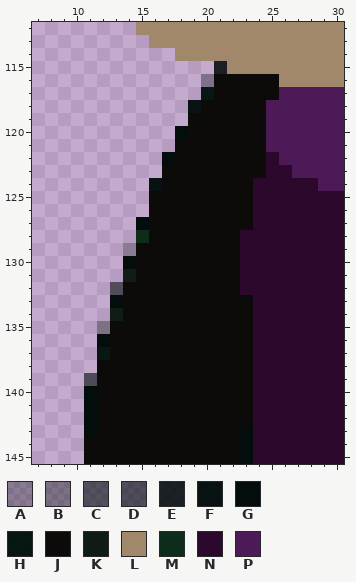
Two versions of one pixel-art file, game/images/lady.aseprite. Above: the version before the commit.
93x146 pixels, 1 frame. Pixels under 10% opacity are left out. Colours within 5 levels of each other are drawn and written as one. Shown: x 7..30, y 112..145. The commit also changed other parts of the picture, which this record leaves out.
Visible layers, top first: "Layer 2", "Layer 1".
Palette (. is transparent): A #000b0a4b  B #000b0a5c  C #000b0a91  D #000b0a97  E #000b0adb  F #000b0af2  G #000b0afc  H #02130df9  J #0c0b0a  K #0c1910fa  L #a1886b  M #082916f8  N #2b082c  P #4d1a58
Pixels before, first column x 11:
112 ....LLLLLLLLLLLLLLLL
113 .....LLLLLLLLLLLLLLL
114 .......LLLLLLLLLLLLL
115 ..........ELLLLLLLLL
116 .........AJJJJJLLLLL
117 .........HJJJJJPPPPP
118 ........FJJJJJPPPPPP
119 ........JJJJJJPPPPPP
120 .......GJJJJJJPPPPPP
121 .......JJJJJJJPPPPPP
122 ......GJJJJJJJNPPPPP
123 ......JJJJJJJJNNPPPP
124 .....FJJJJJJJNNNNNPP
125 .....JJJJJJJJNNNNNNN
126 .....JJJJJJJJNNNNNNN
127 ....GJJJJJJJJNNNNNNN
128 ....MJJJJJJJNNNNNNNN
129 ...AJJJJJJJJNNNNNNNN
130 ...GJJJJJJJJNNNNNNNN
131 ...KJJJJJJJJNNNNNNNN
132 ..DJJJJJJJJJNNNNNNNN
133 ..GJJJJJJJJJJNNNNNNN
134 ..KJJJJJJJJJJNNNNNNN
135 .BJJJJJJJJJJJNNNNNNN
136 .GJJJJJJJJJJJNNNNNNN
137 .HJJJJJJJJJJJNNNNNNN
138 .JJJJJJJJJJJJNNNNNNN
139 CJJJJJJJJJJJJNNNNNNN
140 GJJJJJJJJJJJJNNNNNNN
141 GJJJJJJJJJJJJNNNNNNN
142 GJJJJJJJJJJJJNNNNNNN
143 GJJJJJJJJJJJGNNNNNNN
144 JJJJJJJJJJJJGNNNNNNN
145 JJJJJJJJJJJJGNNNNNNN
The same view after the edit:
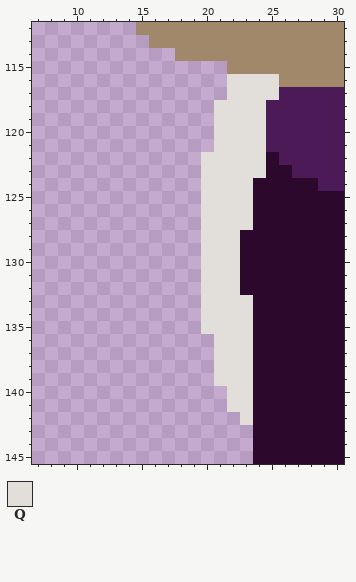
Colours new in this view: Q #e2deda
The exact change:
{"change": "layer \"Layer 1\" now hidden"}
{"y":115,"x":21,"old":"E","new":"."}
{"y":116,"x":20,"old":"AJJJJJ","new":"..QQQQ"}
{"y":117,"x":20,"old":"HJJJJJ","new":"..QQQQ"}
{"y":118,"x":19,"old":"FJJJJJ","new":"..QQQQ"}
{"y":119,"x":19,"old":"JJJJJJ","new":"..QQQQ"}
{"y":120,"x":18,"old":"GJJJJJJ","new":"...QQQQ"}
{"y":121,"x":18,"old":"JJJJJJJ","new":"...QQQQ"}
{"y":122,"x":17,"old":"GJJJJJJJ","new":"...QQQQQ"}
{"y":123,"x":17,"old":"JJJJJJJJ","new":"...QQQQQ"}
{"y":124,"x":16,"old":"FJJJJJJJ","new":"....QQQQ"}
{"y":125,"x":16,"old":"JJJJJJJJ","new":"....QQQQ"}
{"y":126,"x":16,"old":"JJJJJJJJ","new":"....QQQQ"}
{"y":127,"x":15,"old":"GJJJJJJJJ","new":".....QQQQ"}
{"y":128,"x":15,"old":"MJJJJJJJ","new":".....QQQ"}
{"y":129,"x":14,"old":"AJJJJJJJJ","new":"......QQQ"}
{"y":130,"x":14,"old":"GJJJJJJJJ","new":"......QQQ"}
{"y":131,"x":14,"old":"KJJJJJJJJ","new":"......QQQ"}
{"y":132,"x":13,"old":"DJJJJJJJJJ","new":".......QQQ"}
{"y":133,"x":13,"old":"GJJJJJJJJJJ","new":".......QQQQ"}
{"y":134,"x":13,"old":"KJJJJJJJJJJ","new":".......QQQQ"}
{"y":135,"x":12,"old":"BJJJJJJJJJJJ","new":"........QQQQ"}
{"y":136,"x":12,"old":"GJJJJJJJJJJJ","new":".........QQQ"}
{"y":137,"x":12,"old":"HJJJJJJJJJJJ","new":".........QQQ"}
{"y":138,"x":12,"old":"JJJJJJJJJJJJ","new":".........QQQ"}
{"y":139,"x":11,"old":"CJJJJJJJJJJJJ","new":"..........QQQ"}
{"y":140,"x":11,"old":"GJJJJJJJJJJJJ","new":"...........QQ"}
{"y":141,"x":11,"old":"GJJJJJJJJJJJJ","new":"...........QQ"}
{"y":142,"x":11,"old":"GJJJJJJJJJJJJ","new":"............Q"}
{"y":143,"x":11,"old":"GJJJJJJJJJJJG","new":"............."}
{"y":144,"x":11,"old":"JJJJJJJJJJJJG","new":"............."}
{"y":145,"x":11,"old":"JJJJJJJJJJJJG","new":"............."}
